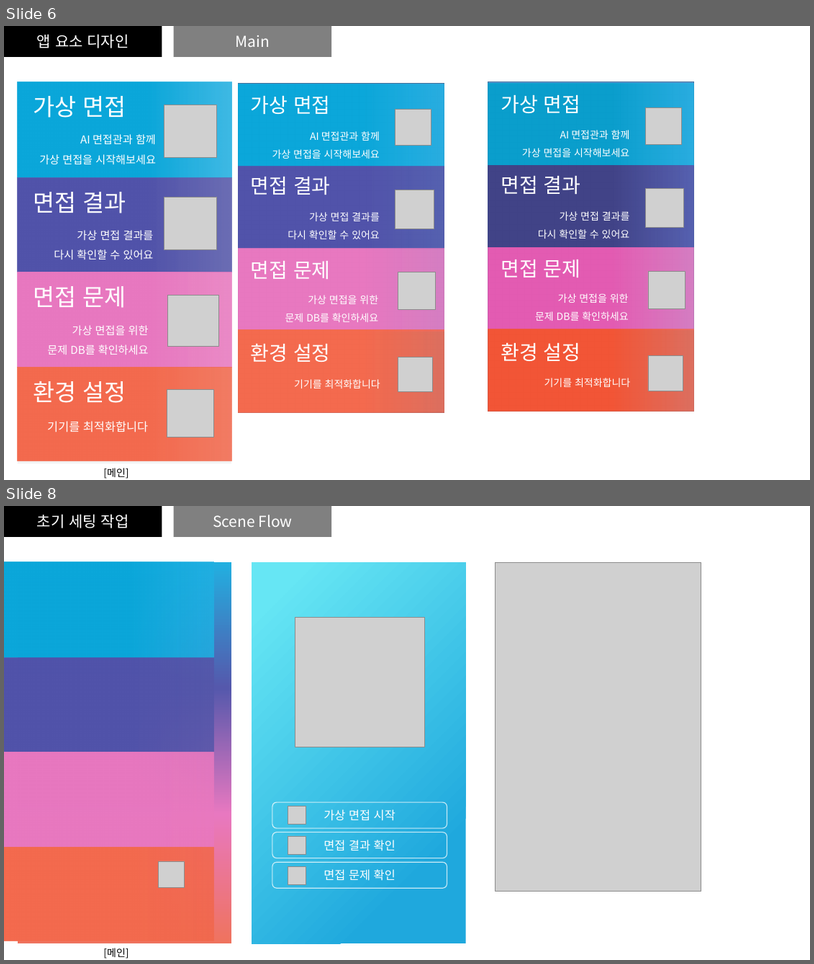
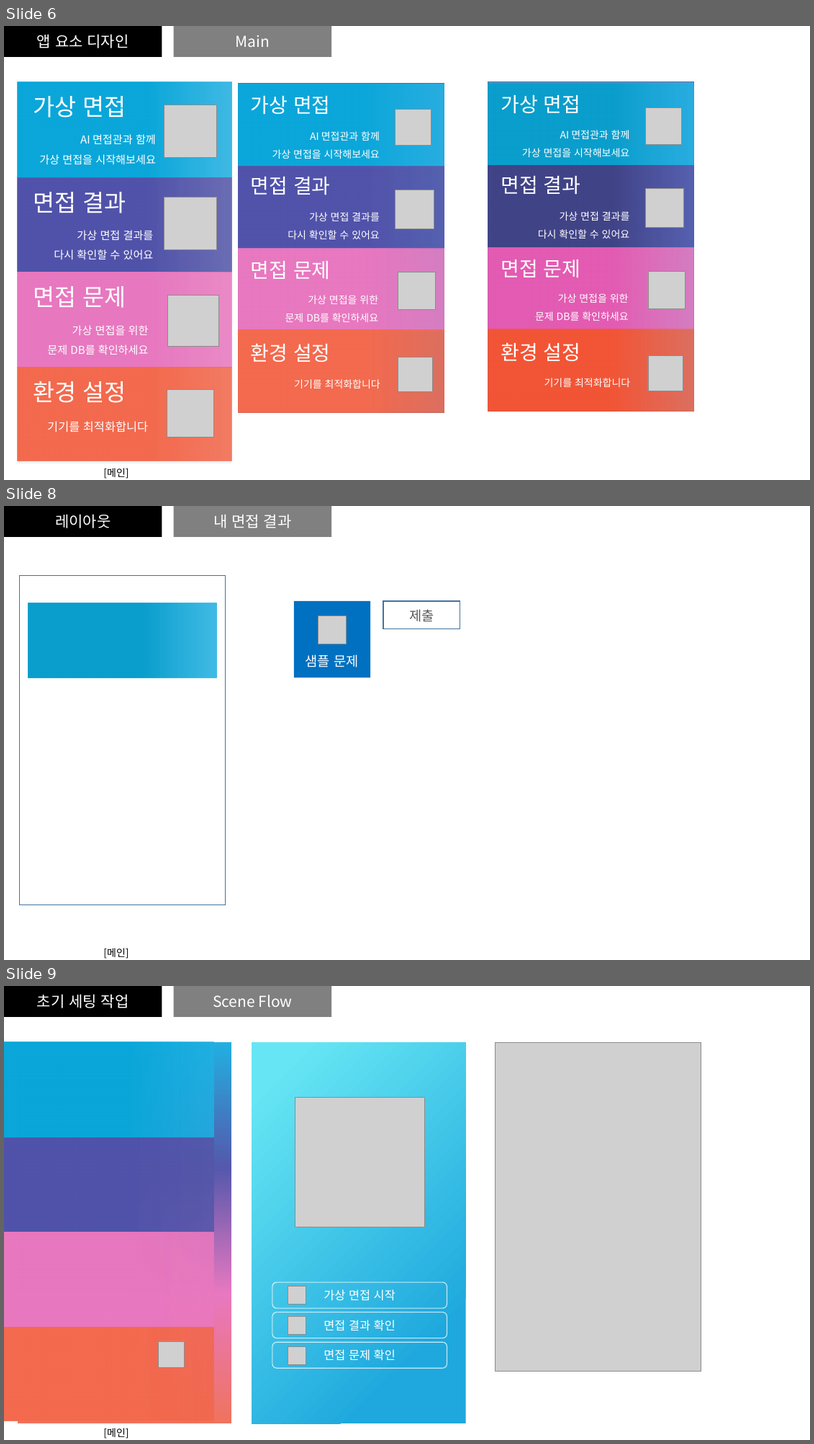
Before and after one commit to mrkimkim/AI_interview, a slide deck: Scatch.pptx. Shown one above the other, each under a label of ours: slides 6 and 8 before the commit, slides 6, 8 and 9 after it; the slides between them are not shown. The pictures are 814x964 and 814x1444 pixels, drawn with LibreOffice and Linux fonts; fonts in the diff are those of the drawing; grey boxes stand for pictures. Boxes give left, top, right and bottom in pixels: in the first picture for what was removed or moved away, otherwise in the second. Text is boxed around its words. In the diff, an @@ line names an element or a change of style, - is before the commit and + after.

```diff
--- a/Scatch.pptx
+++ b/Scatch.pptx
@@ slide 8 added at <box>4,506,810,960</box>, background #FFFFFF @@
@@ rectangle added at <box>4,506,162,537</box>, fill #000000, 18 pt, text #FFFFFF @@
+레이아웃
@@ rectangle added at <box>174,506,332,537</box>, fill #808080, 18 pt, text #FFFFFF @@
+내 면접 결과
@@ rectangle added at <box>19,576,226,905</box>, fill #FFFFFF, outline #43739E 1 pt @@
@@ rectangle added at <box>28,602,216,678</box>, fill gradient #21B0E2 to #0A9ECC @@
@@ rectangle added at <box>294,601,371,678</box>, fill #0070C0 @@
@@ rectangle added at <box>383,601,460,629</box>, outline #43739E 1 pt @@
@@ text added at <box>409,609,434,622</box>, 16 pt, text #595959 @@
+제출
@@ picture added at <box>319,616,347,644</box> @@
@@ text added at <box>306,654,358,667</box>, 16 pt, text #FFFFFF @@
+샘플 문제
@@ text added at <box>103,947,129,958</box>, 12 pt, text #000000 @@
+[메인]
@@ what was slide 8 is now slide 9 @@
```
Also in this commit, not shown: 1 slide changed, 20 other files.
